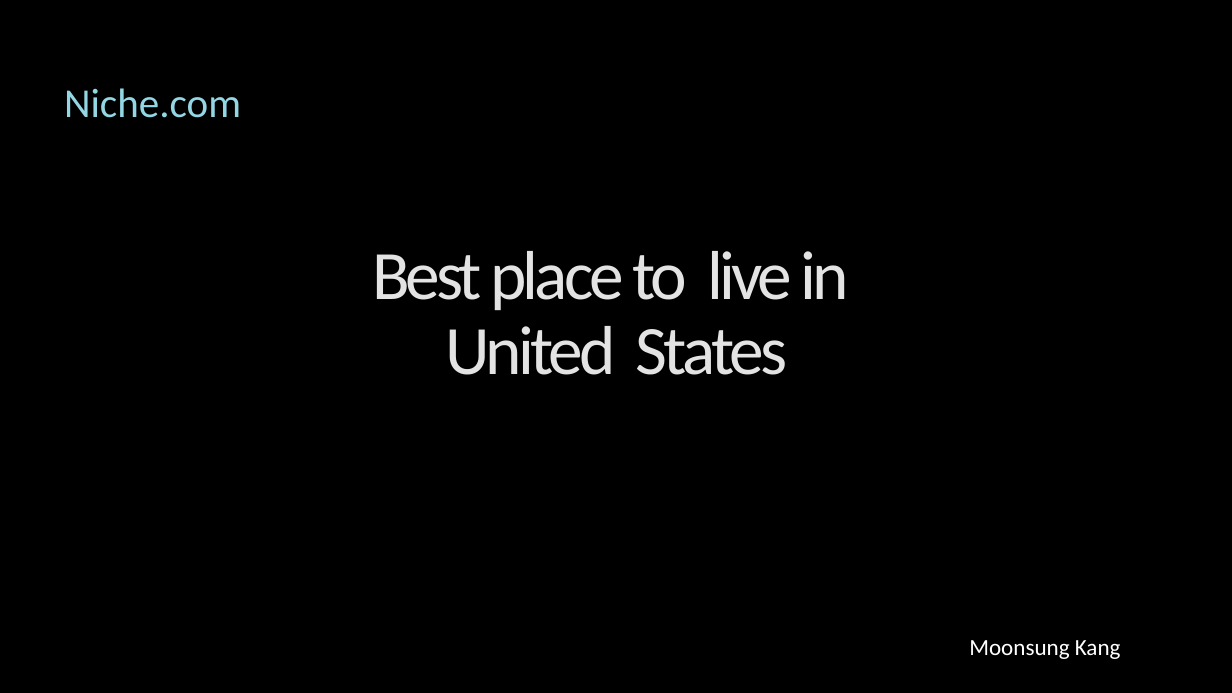
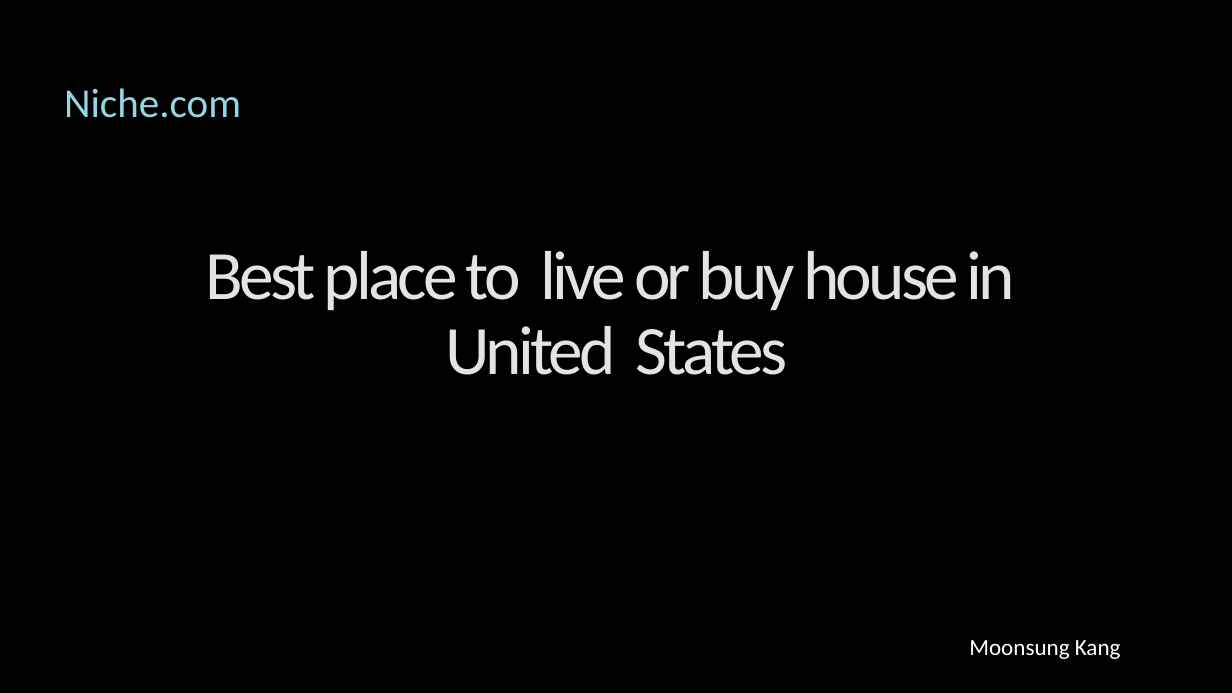
Before and after one commit to moonkang90/moonkang_proj2, a slide deck: slide 1 of MoonKangSCRAPY/realestate/Presentation- project 2 .pptx. Drawn at 1232x693 pixels with LibreOffice and Linux fonts; fonts in the diff are those of the drawing; background and template pictures are left out. Boxes give left, top, right and bottom in pixels: in the first picture for what was removed or moved away, otherwise in the second. Text is boxed around its words. In the diff, an @@ line names an element or a change of style, - is before the commit and + after.

```diff
--- a/MoonKangSCRAPY/realestate/Presentation- project 2 .pptx
+++ b/MoonKangSCRAPY/realestate/Presentation- project 2 .pptx
@@ title at [206, 251, 1015, 375]: text changed @@
-Best place to live in
-United States
+Best place to live or buy house in
+United States
```
Also in this commit, not shown: 6 other slides changed, 2 other files.
